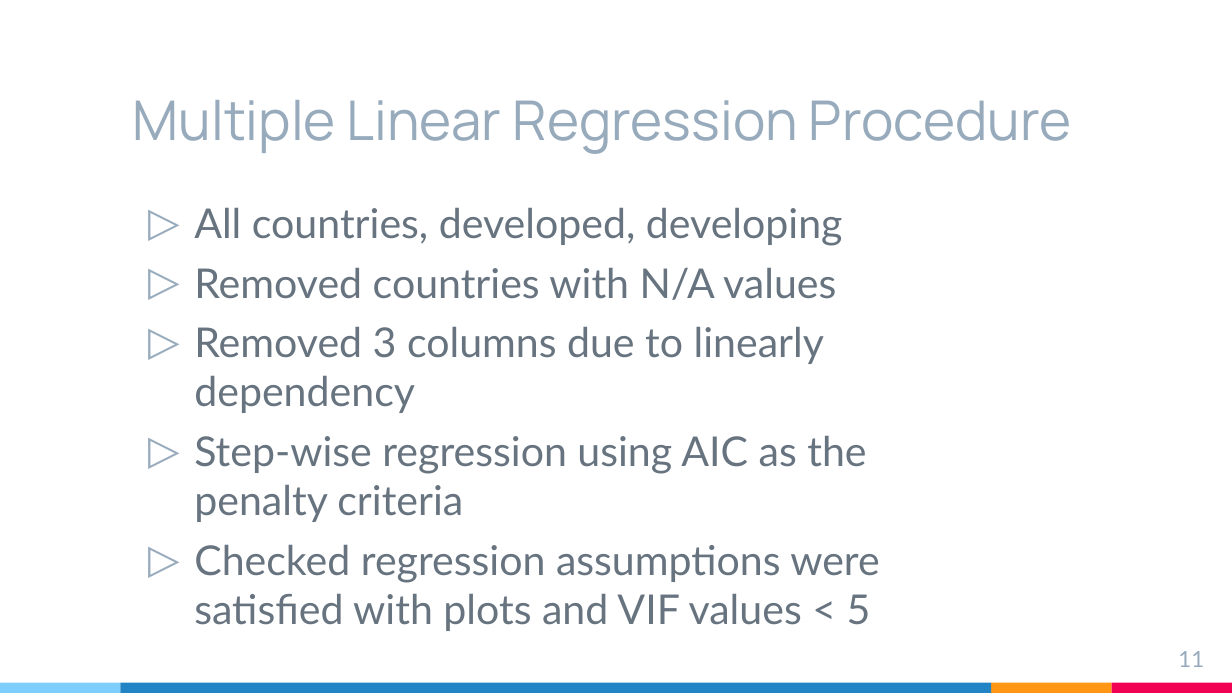
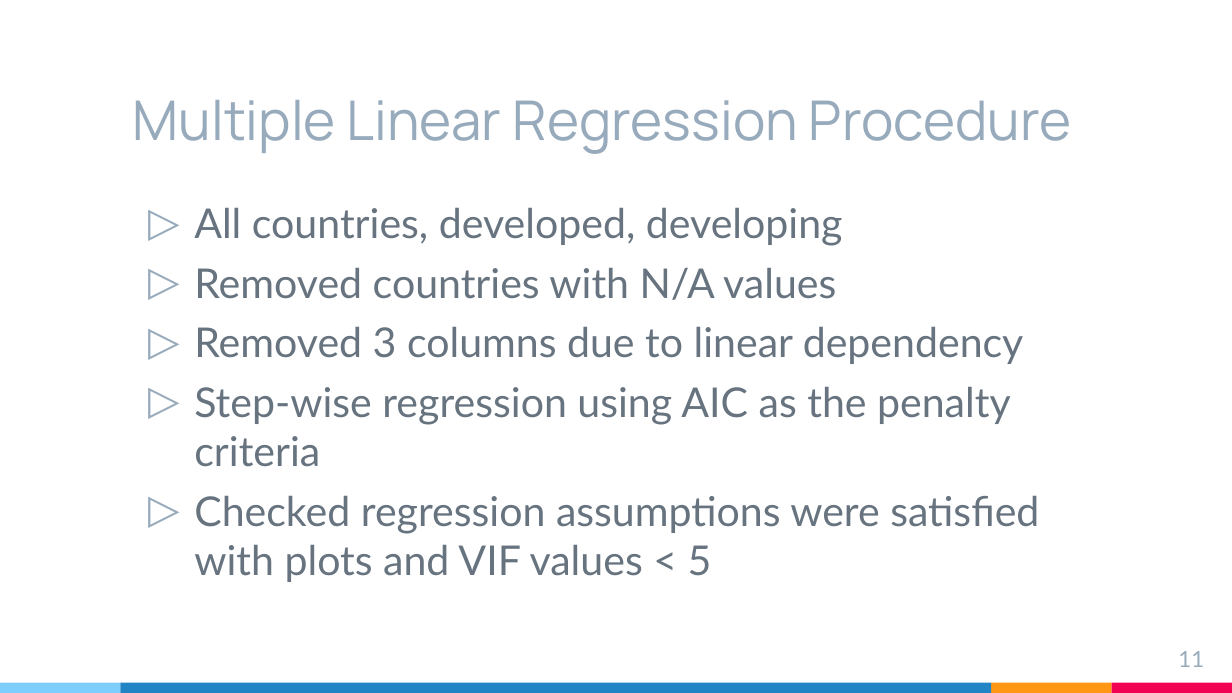
Before and after one commit to rsandbe1/R_project, a slide deck: slide 11 of R_project_presentation.pptx. Drawn at 1232x693 pixels with LibreOffice and Linux fonts; fonts in the diff are those of the drawing. Boxes give left, top, right and bottom in pixels: in the first picture for what was removed or moved away, otherwise in the second. Text is boxed around its words. In the diff, an @@ line names an element or a change of style, - is before the commit and + after.

```diff
--- a/R_project_presentation.pptx
+++ b/R_project_presentation.pptx
@@ text at (194, 326, 1024, 364): text changed @@
-▷ Removed 3 columns due to linearly dependency
+▷ Removed 3 columns due to linear dependency
```
Also in this commit, not shown: 2 other slides changed, 6 slides added, 3 slides removed, 24 other files.
